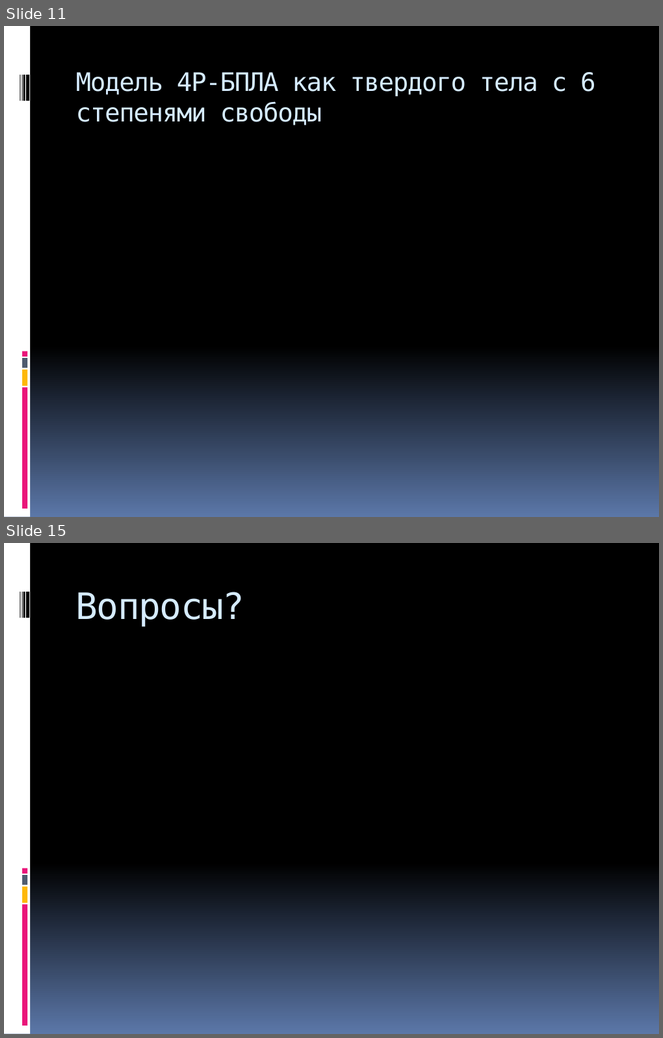
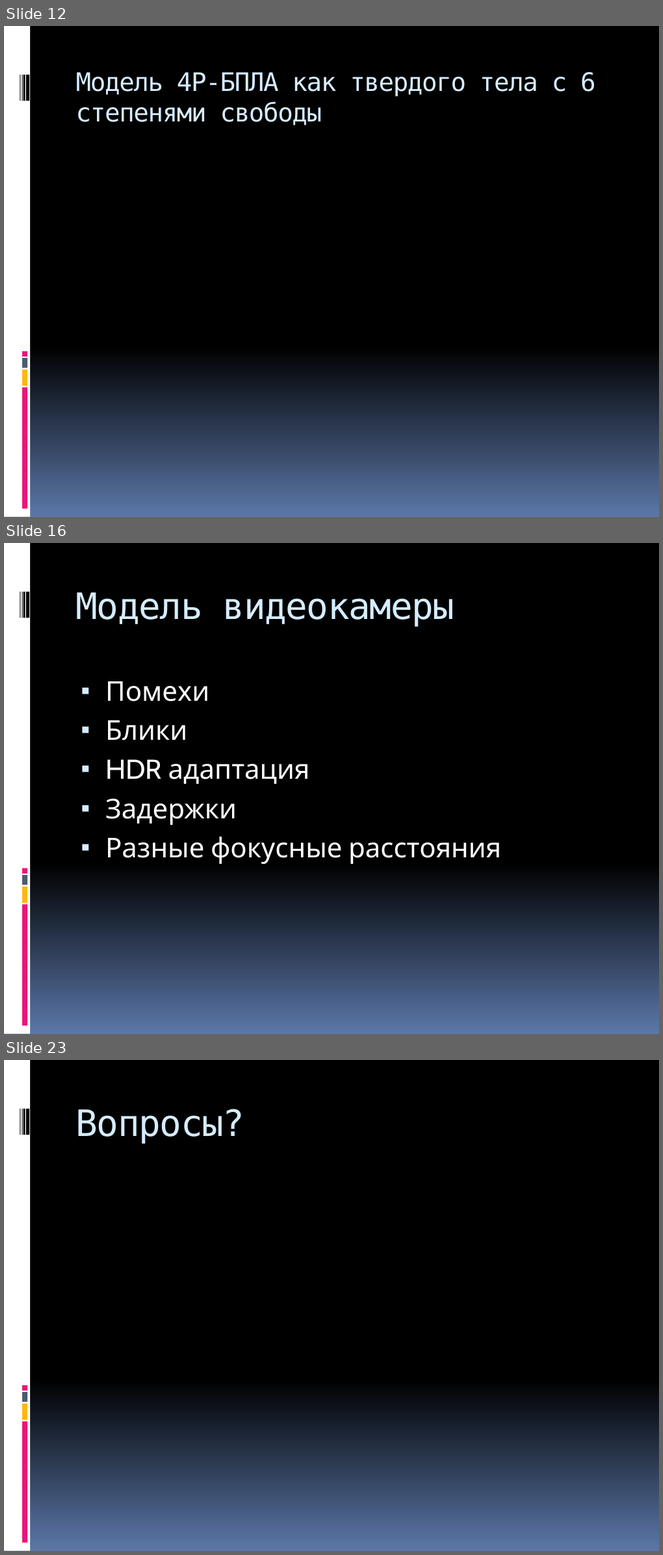
Before and after one commit to Jacobi20/quadro-xds, a slide deck: Docs/Medias2012.pptx. Shown one above the other, each under a label of ours: slides 11 and 15 before the commit, slides 12, 16 and 23 after it; the slides between them are not shown. The pictures are 663x1038 and 663x1555 pixels, drawn with LibreOffice and Linux fonts; fonts in the diff are those of the drawing. Boxes give left, top, right and bottom in pixels: in the first picture for what was removed or moved away, otherwise in the second. Text is boxed around its words. In the diff, an @@ line names an element or a change of style, - is before the commit and + after.

```diff
--- a/Docs/Medias2012.pptx
+++ b/Docs/Medias2012.pptx
@@ slide 16 added at bbox=[4, 543, 659, 1034], background gradient #000000 to #5B77A8; not listed: 9 template elements that a slide beside it also shows @@
@@ title added at bbox=[76, 592, 455, 626], 40 pt, text #D6ECFF @@
+Модель видеокамеры
@@ text added at bbox=[105, 681, 501, 864], 30 pt, text #FFFFFF @@
+▪ Помехи
+▪ Блики
+▪ HDR адаптация
+▪ Задержки
+▪ Разные фокусные расстояния
@@ what was slide 11 is now slide 12 @@
@@ what was slide 15 is now slide 23 @@
```
Also in this commit, not shown: 2 slides changed, 8 other slides added, 1 slide removed, 1 other file.
